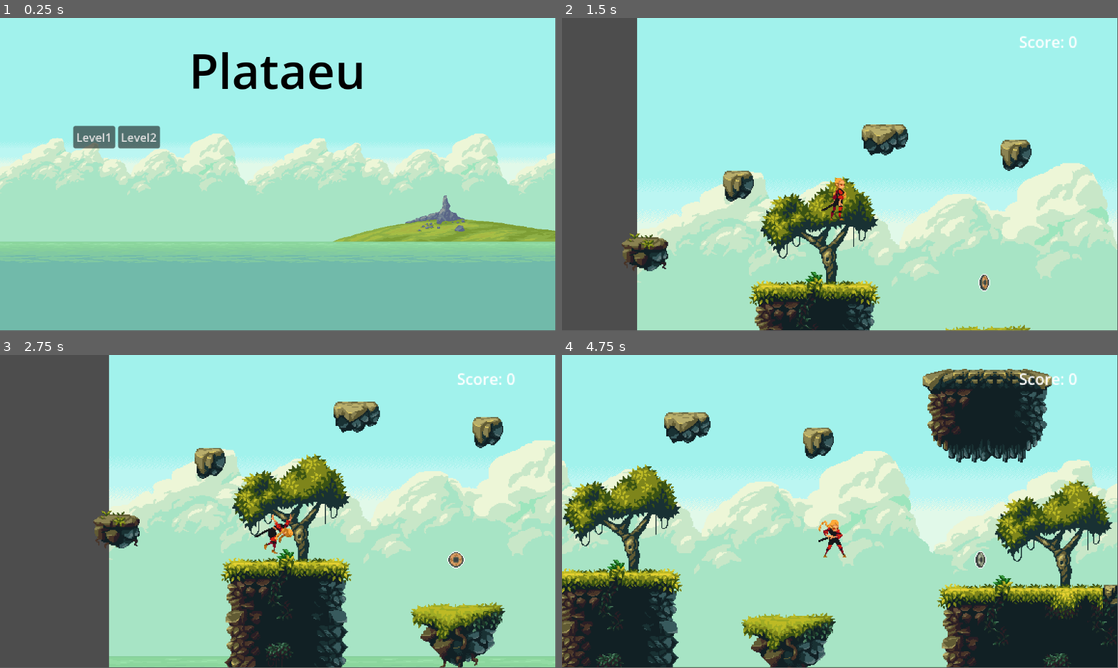
Above: before the commit, frames 1-4 (two rows, left to right).
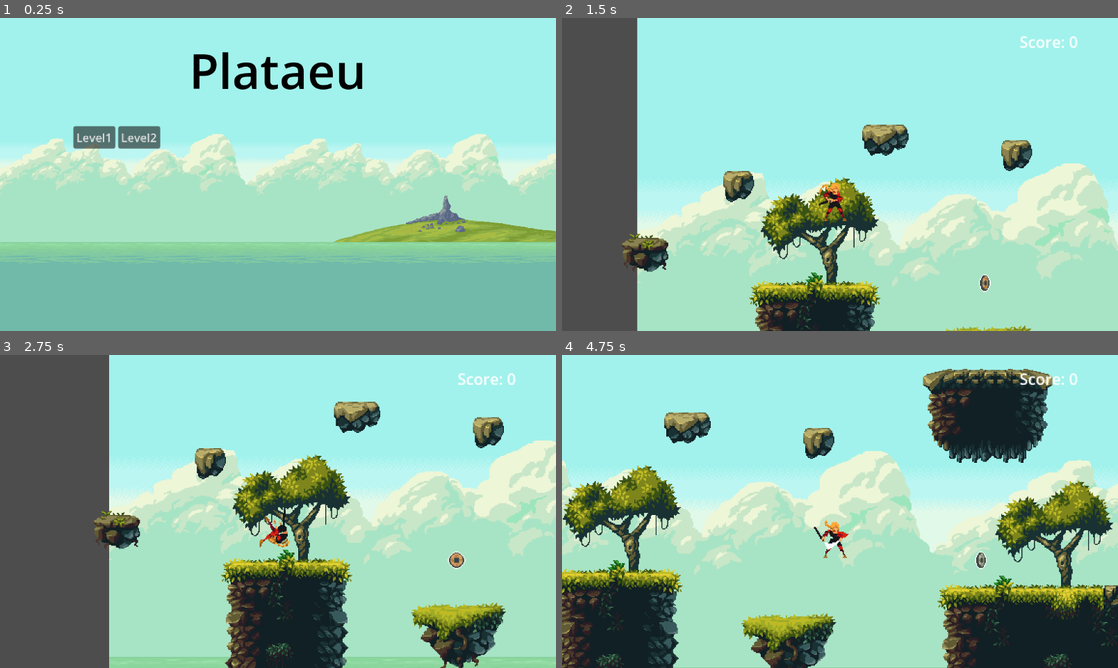
Above: after the commit, the same moments.

Repository: boovle2/plataeu
Game: Godot game, scene res://home_screen.tscn
Two runs of this game, one before a commit and one after it. Both use one fixed random seed, a clock stepped at 60 frames per second and the inputs below. Sound files missing from this copy of the repository are replaced by a short silence.
Inputs (mouse positions are in pixels of both pictures, inside the frame that each line leads up to):
- Up to frame 1 (0.25 s): no input
- Up to frame 2 (1.5 s): click "Level1" at 0.5 s; tap Enter (ui_accept) at 1.25 s; move the mouse to (962, 158) at 1.27 s; hold Right (ui_right) from 1.28 s (still down); click (962, 158) at 1.35 s
- Up to frame 3 (2.75 s): keep holding Right (ui_right); tap Enter (ui_accept) at 1.52, 2.27 s; move the mouse to (166, 527) at 2.02 s; click (166, 527) at 2.1 s
- Up to frame 4 (4.75 s): move the mouse to (895, 442) at 2.77 s; release Right (ui_right) at 2.78 s; hold Left (ui_left) 2.78-3.53 s; click (895, 442) at 2.85 s; move the mouse to (812, 574) at 3.52 s; hold Right (ui_right) from 3.53 s (still down); click (812, 574) at 3.6 s; tap Enter (ui_accept) at 3.77, 4.52 s; move the mouse to (1006, 558) at 4.27 s; click (1006, 558) at 4.35 s
In our replay, the window is 799x449 before the commit and 800x450 after it. These sizes can differ from the game's own. Grey fills any space a smaller window leaves; there, only what the larger window draws over its background counts as a difference.

The runs differ from the first frame. In frame 1, 1.5% of the frame differs, in the area x 0-100%, y 0-74%; in frame 2, 3.9%; in frame 3, 4.5%; in frame 4, 6.4%, in the area x 0-100%, y 0-100%.
Error before the commit: Trying to assign value of type 'Area2D' to a variable of type 'CharacterBody2D'. (res://hurtbox.gd:2)

Commit message:
working spikes

Diff:
--- /dev/null
+++ b/plataeu/hitbox.gd
@@ -0,0 +1,7 @@
+class_name HitBox extends Area2D
+
+@export var damage := 10
+
+func get_damage() -> int:
+	print("damage")
+	return damage + randi() % 7 - 3
--- /dev/null
+++ b/plataeu/hitbox.tscn
@@ -0,0 +1,6 @@
+[gd_scene format=3 uid="uid://154aub6jrh7v"]
+
+[ext_resource type="Script" uid="uid://k6cg8uyqirdk" path="res://hitbox.gd" id="1_orx6n"]
+
+[node name="hitbox" type="Area2D" unique_id=1756588890]
+script = ExtResource("1_orx6n")
--- a/plataeu/hurtbox.gd
+++ b/plataeu/hurtbox.gd
@@ -1,7 +1,8 @@
-extends Area2D
-@onready var player: CharacterBody2D = $"."
-@onready var animated_sprite_2d: AnimatedSprite2D = $AnimatedSprite2D
+class_name HurtBox extends Area2D
 
+func _ready() -> void:
+	connect("area_entered", Callable(self, "_on_area_entered"))
 
-func _on_body_entered(body: Node2D) -> void:
-	player.animated_sprite_2d.play("hurt")
+func _on_area_entered(hitbox: HitBox) -> void:
+	if owner.has_method("take_damage"):
+		owner.take_damage(hitbox.get_damage(), hitbox.global_position)
--- a/plataeu/player.tscn
+++ b/plataeu/player.tscn
@@ -7,6 +7,7 @@
 [ext_resource type="Texture2D" uid="uid://cmvrwurnefrj3" path="res://assets/jump.png" id="4_dw050"]
 [ext_resource type="Texture2D" uid="uid://tjaeuxnma1ft" path="res://assets/run.png" id="5_b26j0"]
 [ext_resource type="Script" uid="uid://cikyi7m6go33k" path="res://score.gd" id="6_2hs0m"]
+[ext_resource type="PackedScene" uid="uid://cvtr1clwenoyt" path="res://hurtbox.tscn" id="8_dw050"]
 
 [sub_resource type="AtlasTexture" id="AtlasTexture_n7ghd"]
 atlas = ExtResource("2_2hs0m")
@@ -133,7 +134,7 @@
 }],
 "loop": false,
 "name": &"attack_",
-"speed": 5.0
+"speed": 10.0
 }, {
 "frames": [{
 "duration": 1.0,
@@ -158,7 +159,7 @@
 }],
 "loop": true,
 "name": &"idle",
-"speed": 5.0
+"speed": 10.0
 }, {
 "frames": [{
 "duration": 1.0,
@@ -172,7 +173,7 @@
 }],
 "loop": true,
 "name": &"jump",
-"speed": 5.0
+"speed": 6.0
 }, {
 "frames": [{
 "duration": 1.0,
@@ -201,12 +202,16 @@
 }],
 "loop": true,
 "name": &"run",
-"speed": 5.0
+"speed": 10.0
 }]
 
 [sub_resource type="CapsuleShape2D" id="CapsuleShape2D_tkwlq"]
 radius = 9.0
 height = 44.0
+
+[sub_resource type="CapsuleShape2D" id="CapsuleShape2D_b26j0"]
+radius = 6.0
+height = 40.0
 
 [node name="Player" type="CharacterBody2D" unique_id=1702158464]
 collision_layer = 3
@@ -215,7 +220,8 @@
 
 [node name="AnimatedSprite2D" type="AnimatedSprite2D" parent="." unique_id=1536572460]
 sprite_frames = SubResource("SpriteFrames_hiqhm")
-animation = &"hurt"
+animation = &"jump"
+frame_progress = 0.8689598
 
 [node name="CollisionShape2D" type="CollisionShape2D" parent="." unique_id=575144472]
 position = Vector2(-1, 26)
@@ -233,4 +239,11 @@
 text = "Score: 0"
 script = ExtResource("6_2hs0m")
 
+[node name="Hurtbox" parent="." unique_id=1263386221 instance=ExtResource("8_dw050")]
+
+[node name="CollisionShape2D" type="CollisionShape2D" parent="Hurtbox" unique_id=300286081]
+position = Vector2(-1, 26)
+shape = SubResource("CapsuleShape2D_b26j0")
+debug_color = Color(0.9995212, 0, 0.124730505, 0.41960785)
+
 [connection signal="animation_finished" from="AnimatedSprite2D" to="." method="_on_AnimatedSprite2D_animation_finished"]
--- a/plataeu/playermovement.gd
+++ b/plataeu/playermovement.gd
@@ -3,9 +3,13 @@
 const SPEED = 300.0
 const JUMP_VELOCITY = -400.0
 
+
 @onready var animated_sprite_2d: AnimatedSprite2D = $AnimatedSprite2D
 
+var health = 10
 var attack: bool = false
+var hurt: bool = false
+var invulnerable: bool = false
 
 func _physics_process(delta: float) -> void:
 
@@ -32,13 +36,13 @@
 		animated_sprite_2d.flip_h = true
 
 	# Attack input (maar 1x per klik)
-	if Input.is_action_just_pressed("attack1") and not attack:
+	if Input.is_action_just_pressed("attack1") and not attack and not hurt:
 		attack = true
 		velocity.x = 0
 		animated_sprite_2d.play("attack_")
 
 	# Normale animaties (alleen als je niet aanvalt)
-	if not attack:
+	if not attack and not hurt:
 		if is_on_floor():
 			if direction == 0:
 				animated_sprite_2d.play("idle")
@@ -47,6 +51,11 @@
 		else:
 			animated_sprite_2d.play("jump")
 
+	if invulnerable:
+		animated_sprite_2d.visible = sin(Time.get_ticks_msec() * 0.02) > 0
+	else:
+		animated_sprite_2d.visible = true
+
 	move_and_slide()
 
 
@@ -54,3 +63,22 @@
 func _on_AnimatedSprite2D_animation_finished() -> void:
 	if animated_sprite_2d.animation == "attack_":
 		attack = false
+
+
+func take_damage(amount: int, from_position: Vector2) -> void:
+	if invulnerable:
+		return
+
+	print("take damage")
+	invulnerable = true
+	hurt = true
+
+	var direction = sign(global_position.x - from_position.x)
+	velocity.x = direction * 250
+	velocity.y = -200
+
+	animated_sprite_2d.play("hurt")
+
+	await get_tree().create_timer(1.0).timeout
+	hurt = false
+	invulnerable = false
--- a/plataeu/project.godot
+++ b/plataeu/project.godot
@@ -13,6 +13,10 @@
 config/name="plataeu"
 run/main_scene="uid://df8dbb8rmtbs8"
 config/features=PackedStringArray("4.6", "Forward Plus")
+
+[display]
+
+window/stretch/mode="viewport"
 
 [input]
 
--- a/plataeu/spikes.tscn
+++ b/plataeu/spikes.tscn
@@ -2,7 +2,7 @@
 
 [ext_resource type="Script" uid="uid://ci3d0gmiflemg" path="res://spikes.gd" id="1_nrdsm"]
 [ext_resource type="Texture2D" uid="uid://50da7bi15an5" path="res://assets/Moving Spikes 32x32 scaled 64x64.png" id="1_s0g1x"]
-[ext_resource type="PackedScene" uid="uid://cvtr1clwenoyt" path="res://hurtbox.tscn" id="3_8fhau"]
+[ext_resource type="PackedScene" uid="uid://154aub6jrh7v" path="res://hitbox.tscn" id="3_8fhau"]
 
 [sub_resource type="Animation" id="Animation_nrdsm"]
 length = 3.2
@@ -57,7 +57,7 @@
 tracks/4/type = "value"
 tracks/4/imported = false
 tracks/4/enabled = true
-tracks/4/path = NodePath("Hurtbox/CollisionShape2D2:position")
+tracks/4/path = NodePath("hitbox/CollisionShape2D2:position")
 tracks/4/interp = 1
 tracks/4/loop_wrap = true
 tracks/4/keys = {
@@ -122,7 +122,7 @@
 tracks/4/type = "value"
 tracks/4/imported = false
 tracks/4/enabled = true
-tracks/4/path = NodePath("Hurtbox/CollisionShape2D2:position")
+tracks/4/path = NodePath("hitbox/CollisionShape2D2:position")
 tracks/4/interp = 1
 tracks/4/loop_wrap = true
 tracks/4/keys = {
@@ -153,11 +153,10 @@
 texture = ExtResource("1_s0g1x")
 hframes = 4
 vframes = 4
-frame = 2
+frame = 7
 
-[node name="Hurtbox" parent="." unique_id=1263386221 instance=ExtResource("3_8fhau")]
-collision_layer = 2
+[node name="hitbox" parent="." unique_id=1756588890 instance=ExtResource("3_8fhau")]
 
-[node name="CollisionShape2D2" type="CollisionShape2D" parent="Hurtbox" unique_id=1210419391]
+[node name="CollisionShape2D2" type="CollisionShape2D" parent="hitbox" unique_id=1210419391]
 position = Vector2(0, 24)
 shape = SubResource("RectangleShape2D_8fhau")
Not shown, added: plataeu/hitbox.gd.uid
